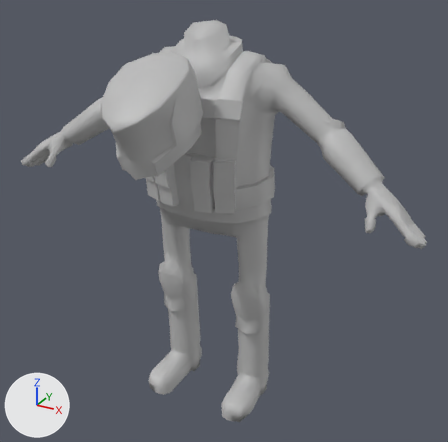
An edit to the FBX model Assets/DropZone/Characters/Squaddie/MainWeapon_Moving.fbx, drawn before and after from the same camera.
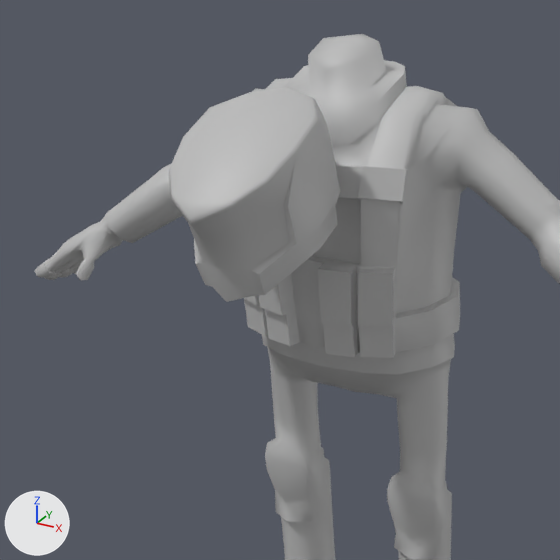
There are two pictures of each version: one whole from a 50 mm lens placed at (1.261, -2.157, 1.987), pointed at (0.112, -0.068, 0.943), one close up on the part from 0% to 75% of the width and 0% to 76% of the height. Lighting does not change. The marker at lower left points along +X, +Y and +Z. Where no turn or scale is listed for an object, it has been applied to the vertices.

The scene before the commit, as lines of its bpy script (objects in view):
```python
me_mesh = bpy.data.meshes.new('Mesh')
me_mesh.from_pydata(...)  # 1271 vertices, 1330 faces; spans x -0.94..0.94, y -0.24..0.27, z 0.01..1.73
me_mesh.materials.append(mat_squaddie_matbody)  # grey #bcbcbc
me_mesh_001 = bpy.data.meshes.new('Mesh.001')
me_mesh_001.from_pydata(...)  # 124 vertices, 132 faces; spans x -15.8..15.8, y 157.0..196.0, z -20.4..21.7
me_mesh_001.materials.append(mat_squaddie_mathead)  # grey #bcbcbc
ob_squaddie_body = bpy.data.objects.new('Squaddie:Body', me_mesh)
ob_squaddie_body.location = (0.0, 0.0, 0.0)
ob_squaddie_head = bpy.data.objects.new('Squaddie:Head', me_mesh_001)
ob_squaddie_head.parent = ob_squaddie_geogroup
ob_squaddie_head.location = (2.415, -31.03, 25.66)
ob_squaddie_head.rotation_euler = (0.0756, -0.00548, 0.0138)  # degrees (4.3, -0.3, 0.8)
```
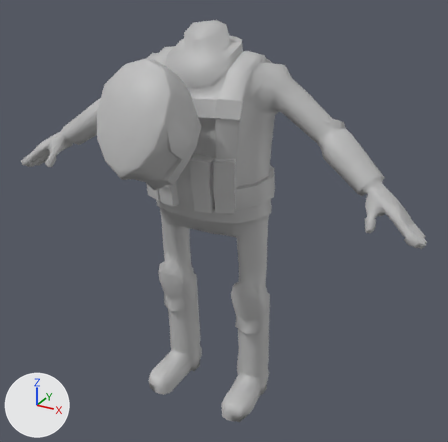
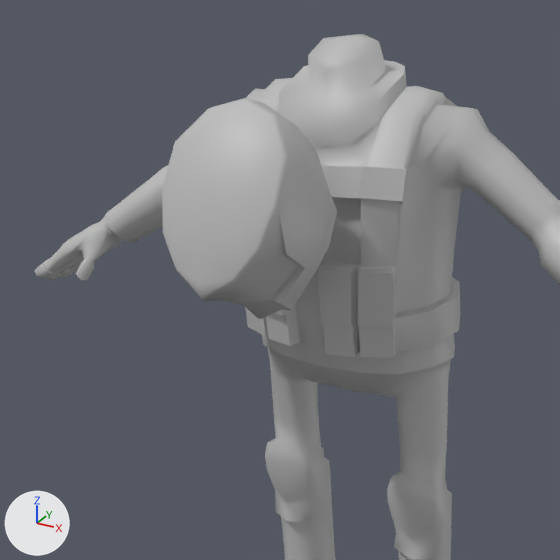
What changed in the scene script:
```text
Change ob_squaddie_head:
    ob_squaddie_head.location: (2.415, -31.03, 25.66) -> (0.0, 3.607, -69.99)
    ob_squaddie_head.rotation_euler: (0.0756, -0.00548, 0.0138) -> (0.683, 0.0, 0.0)  # degrees (4.3, -0.3, 0.8) -> degrees (39, 0, 0)
```

Pixel boxes (x1, y1, x2, y2) of what changed, in the close-ups (560 x 560 px):
'Squaddie:Head', moved, turned: before (169, 87, 340, 302); after (162, 98, 337, 319)
